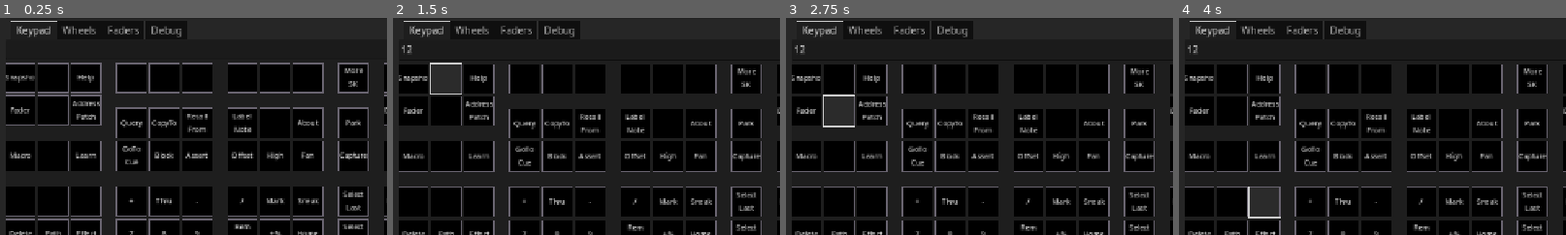
Above: before the commit, frames 1-4 (left to right).
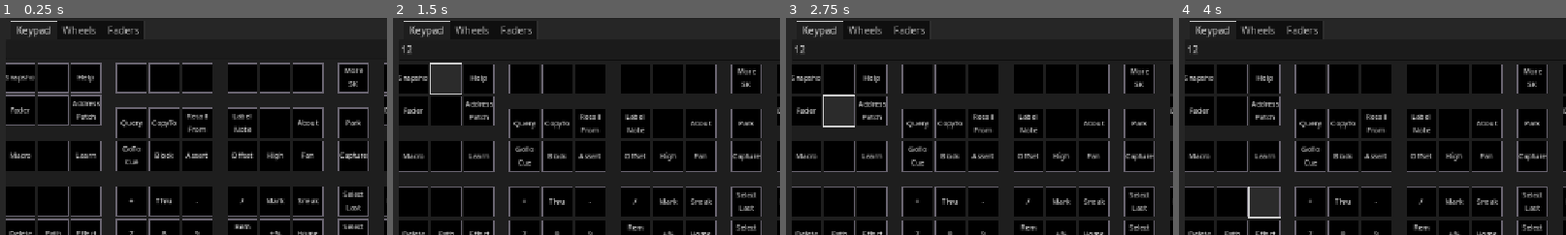
Above: after the commit, the same moments.

Repository: CoffeeCoder1/etc-eos-remote
Game: Godot game, scene res://scenes/main/main.tscn
Two runs of this game, one before a commit and one after it. Both use one fixed random seed, a clock stepped at 60 frames per second and the inputs below.
Inputs (mouse positions are % of the whole screen's width and height, from its top left):
- Up to frame 1 (0.25 s): no input
- Up to frame 2 (1.5 s): click (50, 11) at 0.52 s; type "12" at 0.6 s; click (7, 18) at 1.27 s
- Up to frame 3 (2.75 s): click (7, 26) at 2.02 s
- Up to frame 4 (4 s): click (7, 36) at 2.77 s; click (11, 46) at 3.5 s
The pictures show only the part of the screen within x 0-50%, y 4-54%; the shares and areas given below are measured in that part.

The runs differ from the first frame. In frame 1, 0.1% of the frame differs, in the area x 39-47%, y 3-9%; in frame 2, 0.1%; in frame 3, 0.1%; in frame 4, 0.1%.

Commit message:
Remove the Debug tab It doesn't really do anything useful and shouldn't be included in release builds. I may end up adding some logic to add it into debug builds if I add anything useful to it.

Diff:
--- a/scenes/main/main.tscn
+++ b/scenes/main/main.tscn
@@ -8,7 +8,6 @@
 [ext_resource type="PackedScene" uid="uid://5rbtyjxu8hl4" path="res://scenes/panels/wheels/wheels.tscn" id="4_jlbm2"]
 [ext_resource type="PackedScene" uid="uid://lowydp6qwkqd" path="res://scenes/panels/keypad/keypad.tscn" id="5_j6y4i"]
 [ext_resource type="PackedScene" uid="uid://cv557earf34nf" path="res://scenes/panels/faders/faders.tscn" id="7_ecdne"]
-[ext_resource type="PackedScene" uid="uid://bqlyeywbdcjhn" path="res://scenes/panels/debug/debug.tscn" id="8_5bu4l"]
 
 [sub_resource type="StyleBoxFlat" id="StyleBoxFlat_5n5nr"]
 content_margin_left = 4.0
@@ -168,11 +167,6 @@
 layout_mode = 2
 metadata/_tab_index = 2
 
-[node name="Debug" parent="PanelContainer/MarginContainer/VBoxContainer/TabContainer" instance=ExtResource("8_5bu4l")]
-visible = false
-layout_mode = 2
-metadata/_tab_index = 3
-
 [node name="SettingsContainer" parent="PanelContainer/MarginContainer" instance=ExtResource("2_w362o")]
 unique_name_in_owner = true
 visible = false
Not shown: 1 places in scenes/main/main.tscn that only renumber resources
